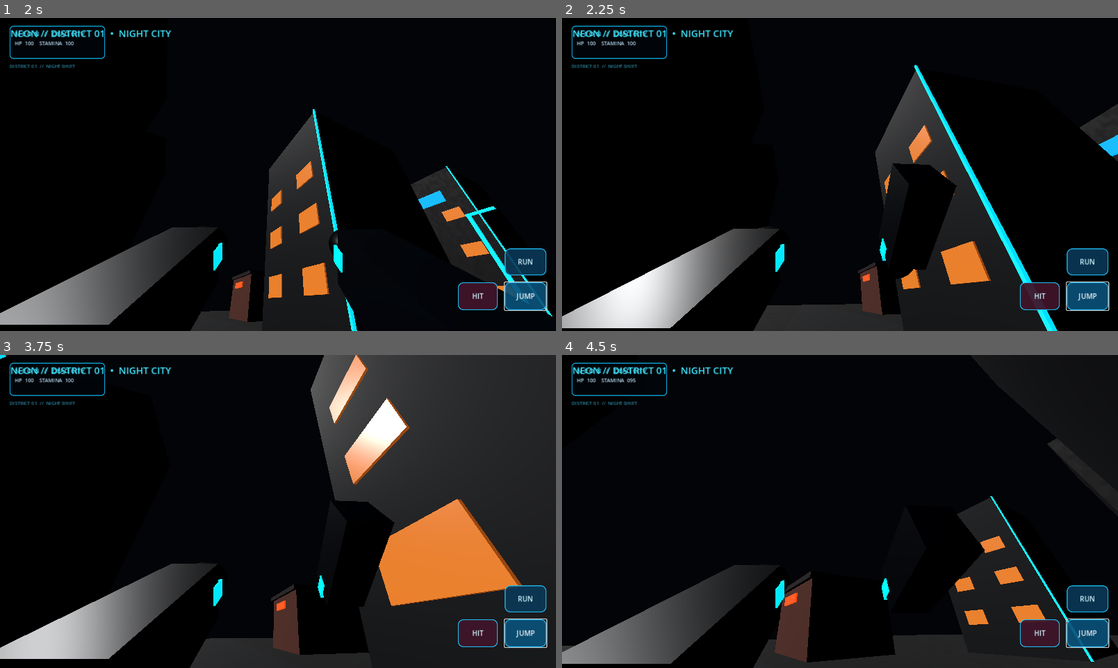
Above: before the commit, frames 1-4 (two rows, left to right).
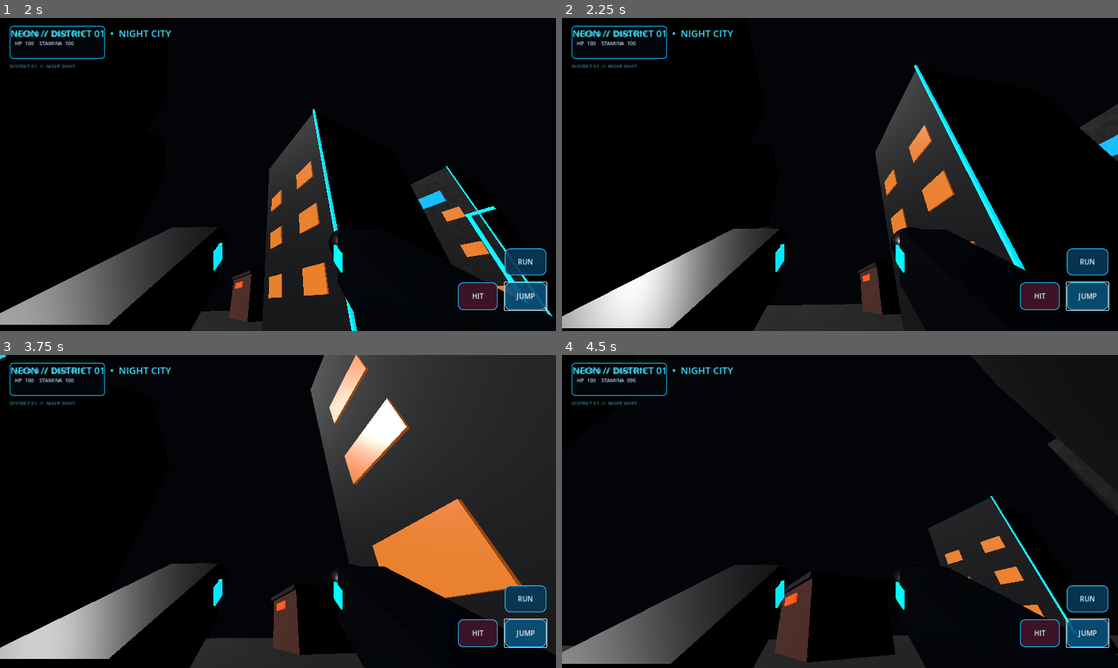
Above: after the commit, the same moments.

Repository: sylph564/neon-dead-city
Game: Godot game, scene res://scenes/district01.tscn
Same seed, same stepped clock (60 frames per second), same inputs: the game is played once before the commit and once after it.
Inputs (mouse positions are in pixels of both pictures, inside the frame that each line leads up to):
- Up to frame 1 (2 s): click "JUMP" at 0.5 s; tap Enter at 1.25 s; move the mouse to (305, 174) at 1.27 s; hold W from 1.28 s (still down); tap F at 1.35 s; click (305, 174) at 1.42 s; tap Space at 1.52 s; tap E at 1.55 s
- Up to frame 2 (2.25 s): keep holding W; move the mouse to (812, 174) at 2.02 s; tap E at 2.1 s; click (812, 174) at 2.17 s
- Up to frame 3 (3.75 s): keep holding W; tap Space at 2.27 s; tap F at 2.3, 2.85 s; move the mouse to (289, 505) at 2.77 s; click (289, 505) at 2.92 s; tap E at 3.05, 3.6 s; move the mouse to (272, 517) at 3.52 s; click (272, 517) at 3.67 s
- Up to frame 4 (4.5 s): keep holding W; tap Space at 3.77 s; tap F at 3.8 s; move the mouse to (878, 514) at 4.27 s; hold Shift from 4.28 s (still down); click (878, 514) at 4.42 s

Frame 1 is identical in both runs. In frame 2, 3.9% of the frame differs, in the area x 57-90%, y 46-100%; in frame 3, 3.0%; in frame 4, 4.3%, in the area x 57-100%, y 50-100%.

Commit message:
Prevent unintended melee attacks from mouse and interact input

Diff:
--- a/scripts/player.gd
+++ b/scripts/player.gd
@@ -205,12 +205,10 @@
 func _unhandled_input(event: InputEvent) -> void:
     if event is InputEventMouseMotion and Input.mouse_mode == Input.MOUSE_MODE_CAPTURED:
         _rotate_view(event.relative, mouse_sensitivity)
-    elif event is InputEventMouseButton and event.pressed and event.button_index == MOUSE_BUTTON_LEFT:
-        _request_attack()
     elif event is InputEventKey and event.pressed:
         if event.keycode == KEY_ESCAPE:
             Input.mouse_mode = Input.MOUSE_MODE_VISIBLE
-        elif event.keycode == KEY_F or event.keycode == KEY_E:
+        elif event.keycode == KEY_F and not event.echo:
             _request_attack()
     elif event is InputEventScreenTouch:
         var screen_size := get_viewport().get_visible_rect().size
